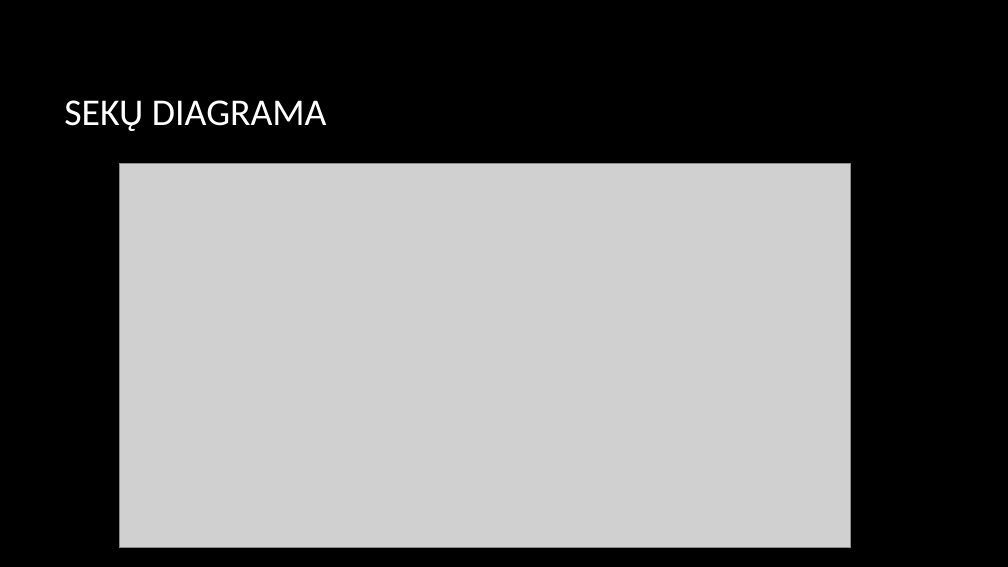
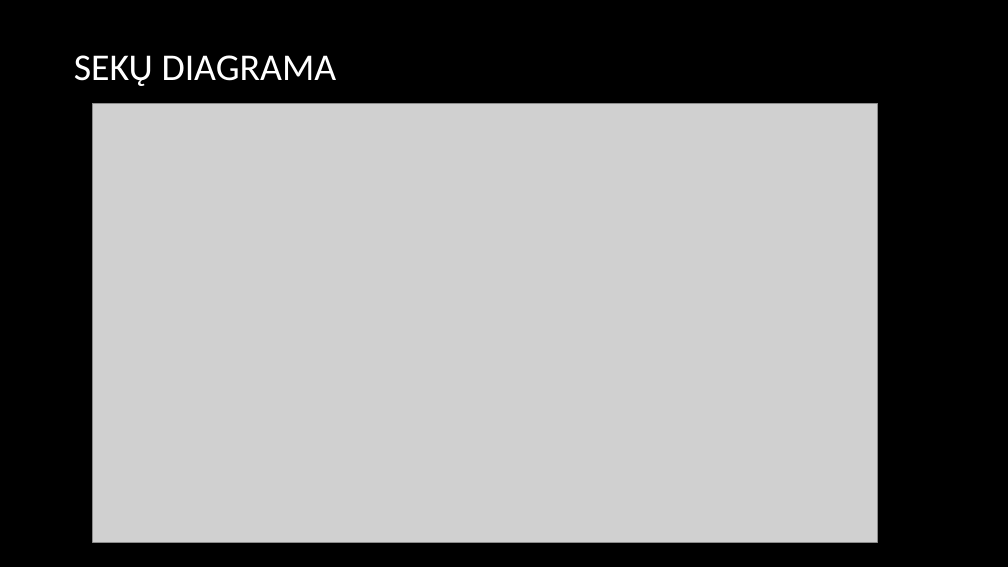
Before and after one commit to artisb45/PSIv2, a slide deck: slide 12 of 3 laboratorinis darbas Fiinasta.pptx. Drawn at 1008x567 pixels with LibreOffice and Linux fonts; fonts in the diff are those of the drawing; grey boxes stand for pictures; background and template pictures are left out. Boxes give left, top, right and bottom in pixels: in the first picture for what was removed or moved away, otherwise in the second. Text is boxed around its words. In the diff, an @@ line names an element or a change of style, - is before the commit and + after.

```diff
--- a/3 laboratorinis darbas Fiinasta.pptx
+++ b/3 laboratorinis darbas Fiinasta.pptx
@@ title "SEKŲ DIAGRAMA": place and size @@
-title "SEKŲ DIAGRAMA" at [64,100,327,131]
+title "SEKŲ DIAGRAMA" at [74,55,337,86]
@@ picture: place and size @@
-picture at [119,164,851,547]
+picture at [93,104,878,543]
```
Also in this commit, not shown: 6 other slides changed.
